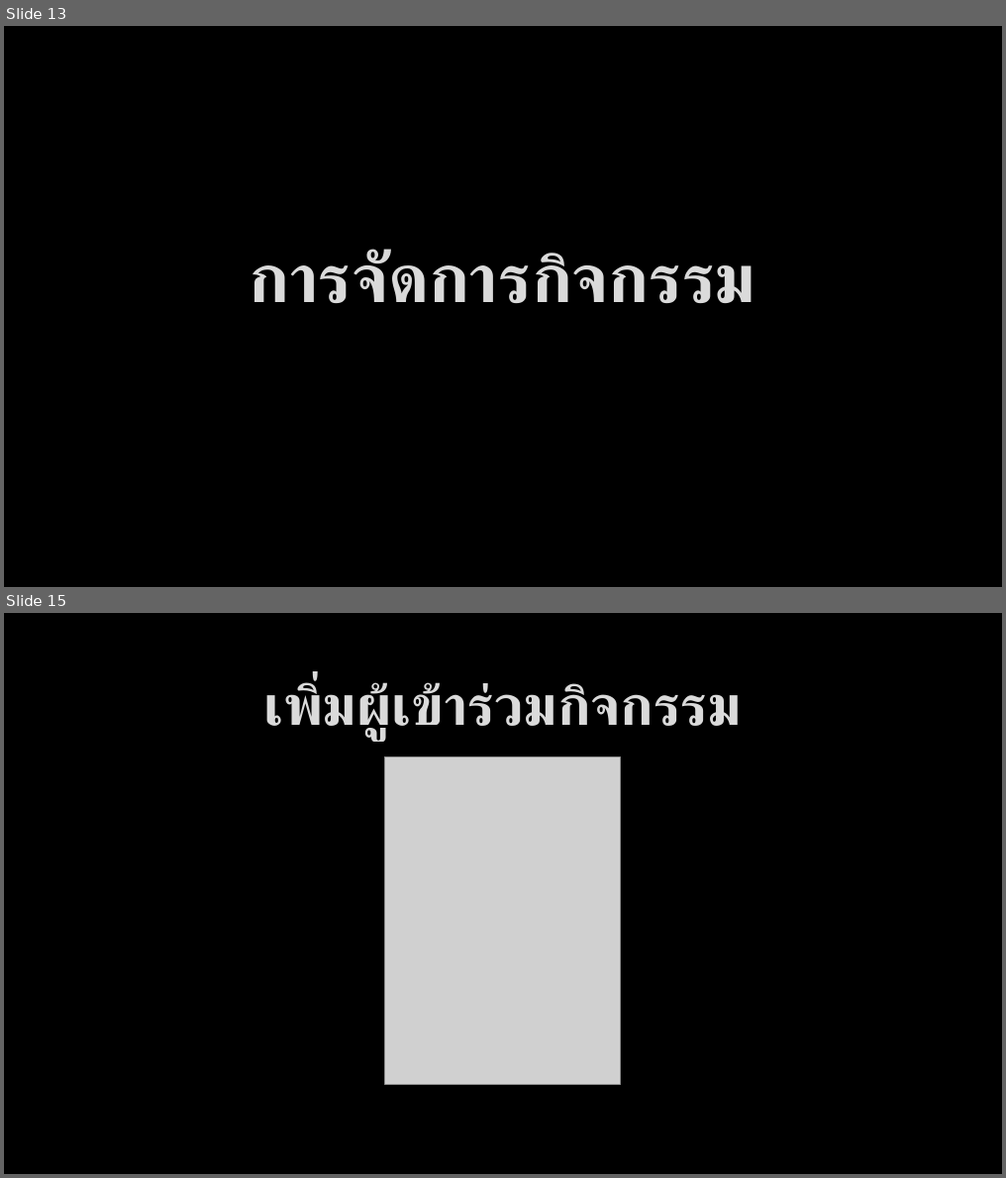
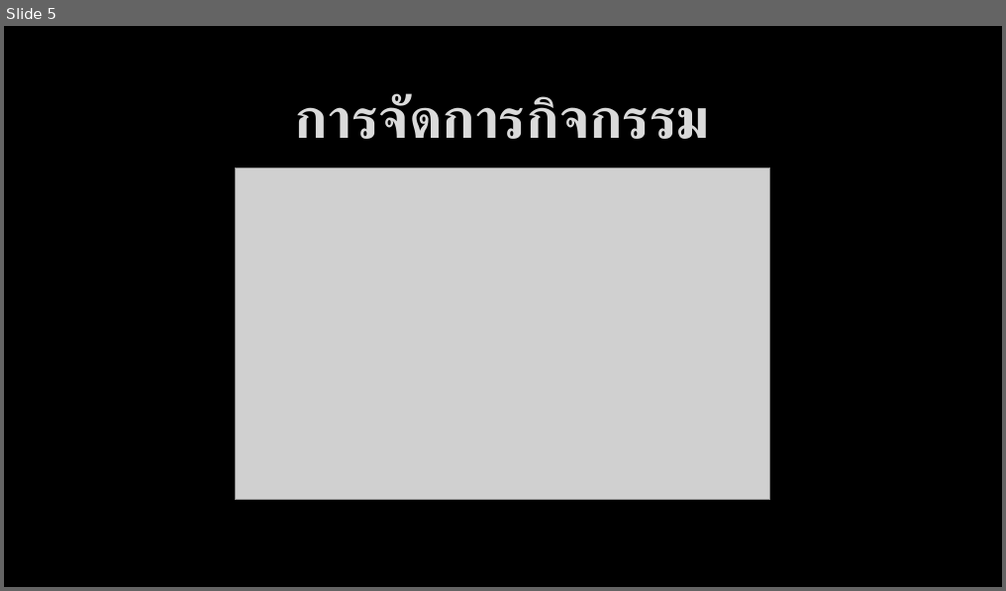
Before and after one commit to bratchasak/gcalendar, a slide deck: Google Calendar.pptx. Shown one above the other, each under a label of ours: slides 13 and 15 before the commit, slide 5 after it; the slides between them are not shown. The pictures are 1006x1178 and 1006x591 pixels, drawn with LibreOffice and Linux fonts; fonts in the diff are those of the drawing; grey boxes stand for pictures; background and template pictures are left out. Boxes give left, top, right and bottom in pixels: in the first picture for what was removed or moved away, otherwise in the second. Text is boxed around its words. In the diff, an @@ line names an element or a change of style, - is before the commit and + after.

```diff
--- a/Google Calendar.pptx
+++ b/Google Calendar.pptx
@@ slide 15 removed at (4,613,1002,1174), background picture (left out) @@
@@ title removed at (263,680,741,740) @@
-เพิ่มผู้เข้าร่วมกิจกรรม
@@ picture removed at (385,758,621,1084) @@
@@ what was slide 13 is now slide 5 @@
@@ slide 5 changed as well @@
@@ title "การจัดการกิจกรรม": place and size @@
-title "การจัดการกิจกรรม" at (249,249,756,303)
+title "การจัดการกิจกรรม" at (295,93,710,139)
@@ title "การจัดการกิจกรรม" at (295,93,710,139): size 66 to 54 pt; vertical alignment bottom to middle @@
@@ picture added at (236,168,770,500) @@
```
Also in this commit, not shown: 7 other slides changed, 15 other slides removed, 1 other file.
